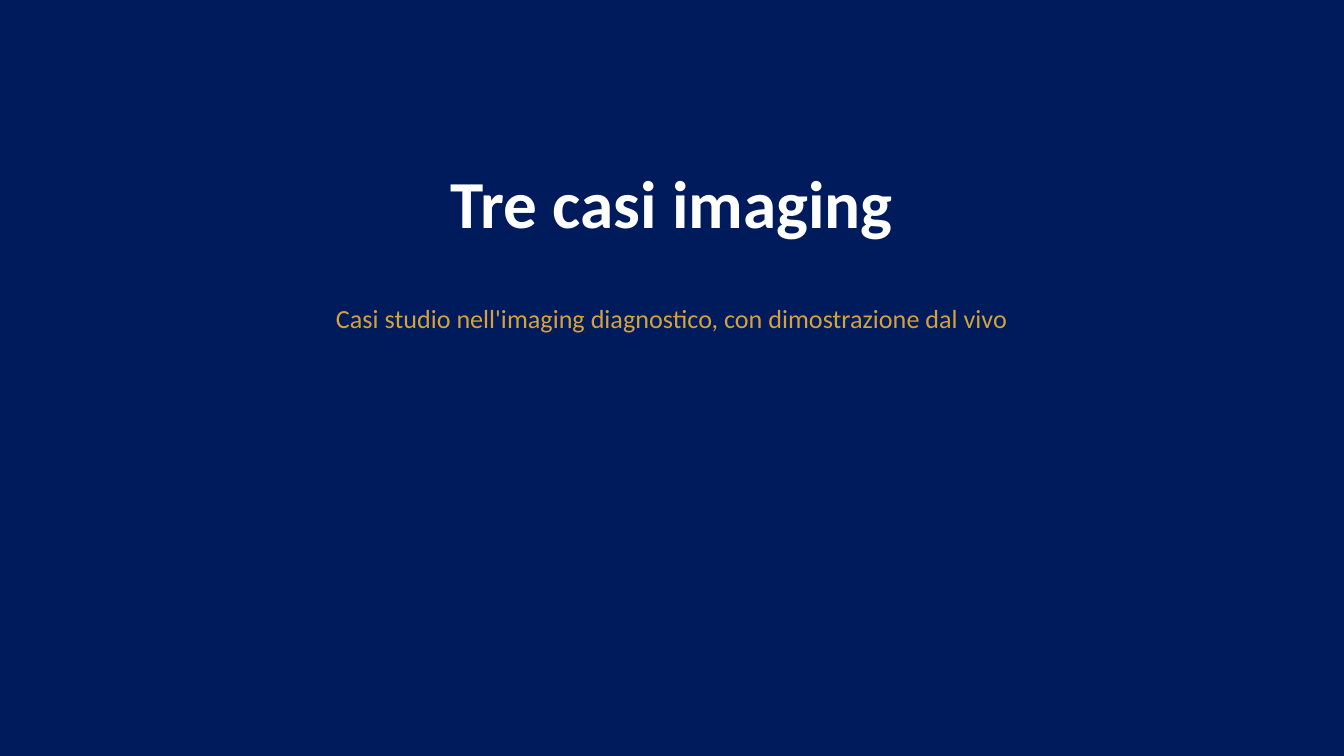
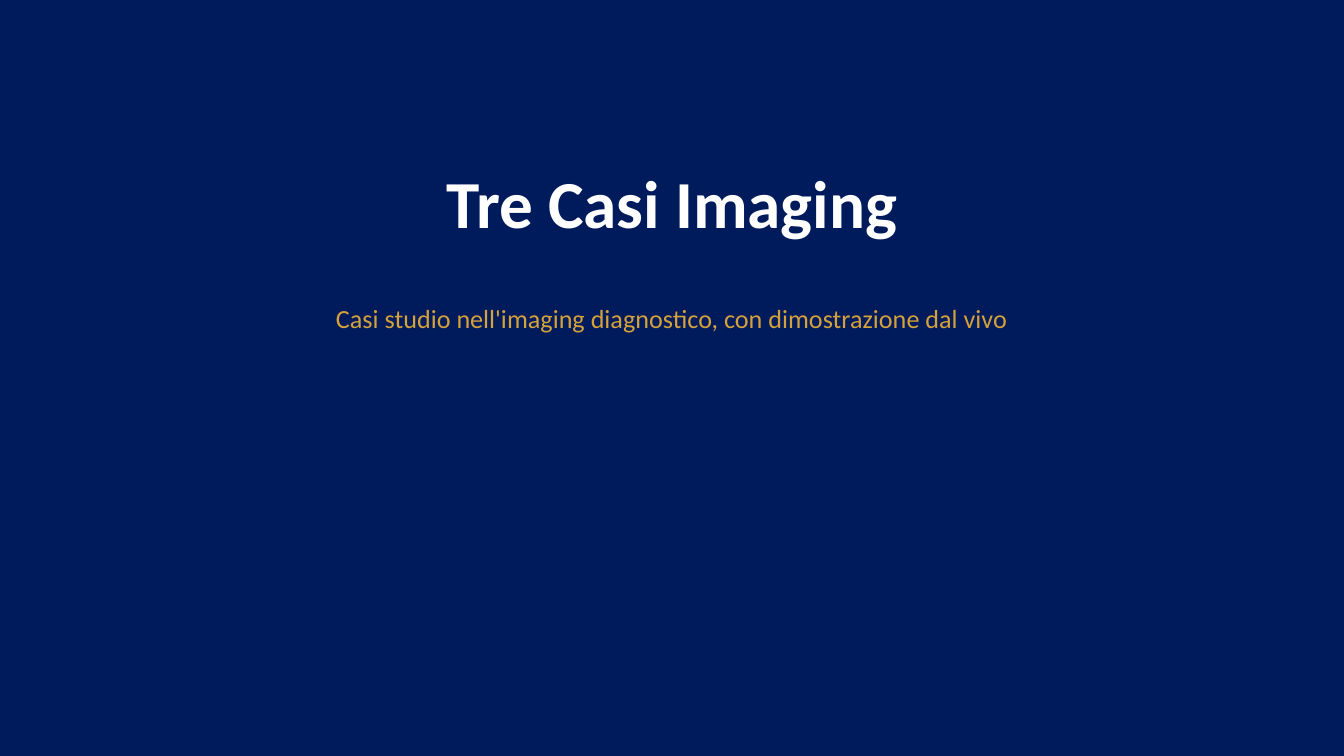
Before and after one commit to MicheleFerramola00/lezioni, a slide deck: slide 23 of slide/M2.4_Ferramola_slide.pptx. Drawn at 1344x756 pixels with LibreOffice and Linux fonts; fonts in the diff are those of the drawing. Boxes give left, top, right and bottom in pixels: in the first picture for what was removed or moved away, otherwise in the second. Text is boxed around its words. In the diff, an @@ line names an element or a change of style, - is before the commit and + after.

```diff
--- a/slide/M2.4_Ferramola_slide.pptx
+++ b/slide/M2.4_Ferramola_slide.pptx
@@ text at (446, 181, 897, 240): text changed @@
-Tre casi imaging
+Tre Casi Imaging
```
Also in this commit, not shown: 12 other slides changed.
